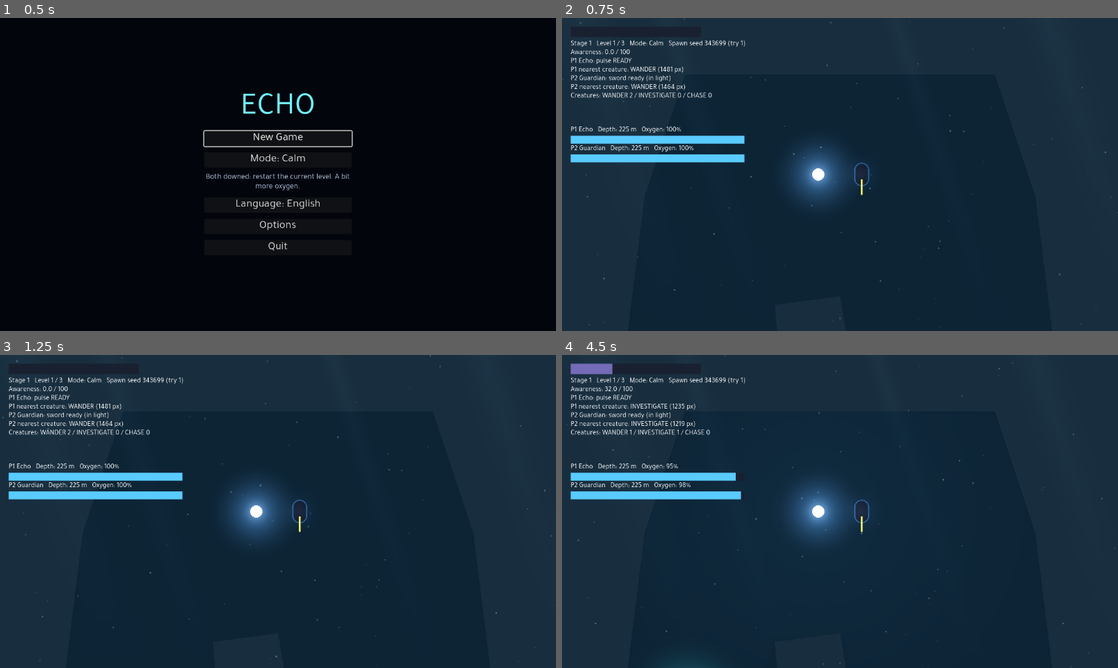
Above: before the commit, frames 1-4 (two rows, left to right).
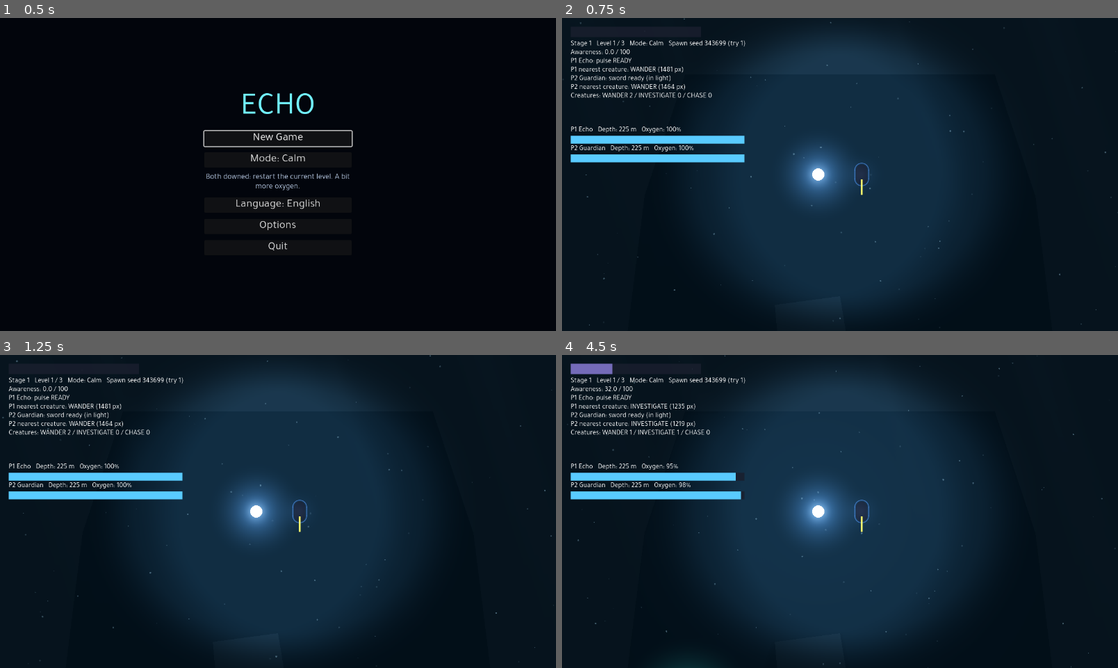
Above: after the commit, the same moments.

Repository: neij0/echo-game
Game: Godot game, scene res://scenes/main_menu.tscn
Same seed, same stepped clock (60 frames per second), same inputs: the game is played once before the commit and once after it.
Inputs:
- Up to frame 1 (0.5 s): no input
- Up to frame 2 (0.75 s): click "New Game" at 0.5 s
- Up to frame 3 (1.25 s): no input
- Up to frame 4 (4.5 s): tap Enter (p2_action) at 1.25, 2.1, 3.6 s; tap Space (p1_action) at 1.35, 2.85, 4.35 s

Frame 1 is identical in both runs. In frame 2, 48% of the frame differs, in the area x 0-100%, y 0-100%; in frame 3, 48%; in frame 4, 48%.

Commit message:
Make visibility local: near-black far darkness, soft light around players, edge-only hit flash
- Ambient halved (still darker per stage), so far walls and corridors are
  not readable without a pulse; the sonar edges are again the way to see far
- PlayerVisibility: a soft, shadowless light on each player (radius 280 px,
  smooth 140 px falloff) so nearby floor and rocks show as faint
  silhouettes; radius/falloff/colour in WorldConfig "Local Visibility",
  energy per stage in StageDefinition.visibility_energy
- Rock fill is now the floor colour lightened by rock_fill_lift (low
  contrast), replacing the fixed rock_color
- Light shafts much fainter (stage 1 strength 0.3); marine snow kept
- Brightness setting now scales the local visibility only, never the
  ambient, so its maximum cannot make the far level readable
- HurtVignette: thin red band on the screen edges only, max opacity 0.18,
  0.4 s; the centre is never tinted
- check_levels.gd also checks the local visibility gets weaker per stage
- CLAUDE.md: lighting layers updated

Co-Authored-By: Claude Opus 5.5 <noreply@anthropic.com>

Diff:
--- a/scenes/game.tscn
+++ b/scenes/game.tscn
@@ -18,6 +18,7 @@
 [ext_resource type="Script" path="res://scripts/end_screen.gd" id="16_end"]
 [ext_resource type="Script" path="res://scripts/marine_snow.gd" id="18_snow"]
 [ext_resource type="Script" path="res://scripts/light_shafts.gd" id="19_shafts"]
+[ext_resource type="Script" path="res://scripts/player_visibility.gd" id="20_visibility"]
 
 [node name="Game" type="Node2D"]
 
@@ -51,6 +52,10 @@
 [node name="SharedCamera" type="Camera2D" parent="." node_paths=PackedStringArray("stage_manager")]
 position = Vector2(1250, 200)
 script = ExtResource("17_camera")
+stage_manager = NodePath("../StageManager")
+
+[node name="PlayerVisibility" type="Node" parent="." node_paths=PackedStringArray("stage_manager")]
+script = ExtResource("20_visibility")
 stage_manager = NodePath("../StageManager")
 
 [node name="DepthAwareness" type="Node" parent="."]
--- a/scripts/darkness.gd
+++ b/scripts/darkness.gd
@@ -1,14 +1,13 @@
 class_name Darkness
 extends CanvasModulate
 ## The ambient layer: everything in the world not lit by a light is multiplied
-## by this colour. It is a deep blue/teal, bright enough that rocks and the
-## floor show as faint silhouettes; creatures stay hidden (their body is only
-## drawn inside the Echo's light). Each stage has its own colours
-## (StageDefinition): stage 1 is the brightest, the last one the darkest, and
-## it fades a little darker as the players go down through the stage's levels
-## (shared screen: uses their average depth).
-## The Brightness setting (Game.brightness) multiplies this ambient colour only;
-## lights, the pulse and the sonar are not affected.
+## by this colour. A near-black deep blue, so the level cannot be read from a
+## distance; what is close to the players is shown by their local visibility
+## light (PlayerVisibility), the far layout only by the pulse's sonar edges.
+## Each stage has its own colours (StageDefinition): stage 1 is the brightest,
+## the last one the darkest, and it fades a little darker as the players go
+## down through the stage's levels (shared screen: uses their average depth).
+## Not affected by the Brightness setting (that scales the local visibility).
 
 @export var level_builder: LevelBuilder
 ## 0-1 stage progress (0 = top of level 1, 1 = bottom of the last level) where
@@ -17,8 +16,8 @@
 ## ...and where it reaches the stage's deep ambient colour.
 @export_range(0.0, 1.0) var darken_end_progress: float = 0.9
 
-var ambient_color: Color = Color(0.36, 0.52, 0.62)
-var deep_ambient_color: Color = Color(0.32, 0.47, 0.57)
+var ambient_color: Color = Color(0.18, 0.26, 0.31)
+var deep_ambient_color: Color = Color(0.16, 0.23, 0.28)
 
 
 func _ready() -> void:
@@ -29,7 +28,7 @@
 func apply_stage(stage: StageDefinition) -> void:
 	ambient_color = stage.ambient_color
 	deep_ambient_color = stage.deep_ambient_color
-	color = _with_brightness(ambient_color)
+	color = ambient_color
 
 
 func _process(_delta: float) -> void:
@@ -43,9 +42,4 @@
 		total += level_builder.stage_progress_at(player.global_position.y)
 	var progress: float = total / players.size()
 	var t: float = clampf((progress - darken_start_progress) / (darken_end_progress - darken_start_progress), 0.0, 1.0)
-	color = _with_brightness(ambient_color.lerp(deep_ambient_color, t))
-
-
-func _with_brightness(base: Color) -> Color:
-	var scale: float = Game.brightness
-	return Color(minf(base.r * scale, 1.0), minf(base.g * scale, 1.0), minf(base.b * scale, 1.0), base.a)
+	color = ambient_color.lerp(deep_ambient_color, t)
--- a/scripts/game_state.gd
+++ b/scripts/game_state.gd
@@ -31,8 +31,9 @@
 @export var default_mode: SaveData.Mode = SaveData.Mode.CALM
 
 @export_group("Brightness")
-## Brightness setting: multiplies the ambient darkness only (never the Echo's
-## light, the pulse or any other gameplay reveal). 1 = as designed.
+## Brightness setting: multiplies the local visibility around the players only
+## (never the far darkness, the Echo's light, the pulse or any other gameplay
+## reveal), so even the maximum cannot make the far level readable. 1 = as designed.
 @export var default_brightness: float = 1.0
 @export var min_brightness: float = 0.5
 @export var max_brightness: float = 2.0
--- a/scripts/hurt_vignette.gd
+++ b/scripts/hurt_vignette.gd
@@ -1,33 +1,25 @@
 class_name HurtVignette
 extends Control
-## Flashes the screen edges red when a player takes a non-lethal hit.
-## (Co-op with a shared screen: any player's hit flashes it.)
+## Flashes a thin red band along the screen edges when a player takes a
+## non-lethal hit. Only the edges: the band fades to nothing a short way in, so
+## the centre of the screen is never tinted. (Co-op with a shared screen: any
+## player's hit flashes it.)
 
 @export var stage_manager: StageManager
 @export var color: Color = Color(0.9, 0.05, 0.05)
-## Opacity of the edges right at the hit.
-@export_range(0.0, 1.0) var max_alpha: float = 0.7
-@export var fade_time: float = 0.6
-## 0-1: distance from the screen centre where the red starts (higher = thinner edge).
-@export_range(0.0, 1.0) var inner_radius: float = 0.55
+## Opacity right at the screen edge at the moment of the hit.
+@export_range(0.0, 1.0) var max_alpha: float = 0.18
+## Seconds until the flash is gone.
+@export var fade_time: float = 0.4
+## Width of the band as a share of the screen's shorter side.
+@export_range(0.0, 0.5) var band_width: float = 0.05
 
-var _texture: GradientTexture2D
 var _time_left: float = 0.0
 
 
 func _ready() -> void:
 	set_anchors_preset(Control.PRESET_FULL_RECT)
 	mouse_filter = Control.MOUSE_FILTER_IGNORE
-
-	var gradient := Gradient.new()
-	gradient.offsets = PackedFloat32Array([0.0, inner_radius, 1.0])
-	gradient.colors = PackedColorArray([Color(color, 0.0), Color(color, 0.0), color])
-	_texture = GradientTexture2D.new()
-	_texture.gradient = gradient
-	_texture.fill = GradientTexture2D.FILL_RADIAL
-	_texture.fill_from = Vector2(0.5, 0.5)
-	_texture.fill_to = Vector2(1.0, 0.5)
-
 	if stage_manager:
 		stage_manager.player_registered.connect(_on_player_registered)
 
@@ -52,4 +44,20 @@
 	if _time_left <= 0.0:
 		return
 	var alpha: float = max_alpha * _time_left / fade_time
-	draw_texture_rect(_texture, Rect2(Vector2.ZERO, size), false, Color(1.0, 1.0, 1.0, alpha))
+	var outer := Color(color, alpha)
+	var inner := Color(color, 0.0)
+	var band: float = minf(size.x, size.y) * band_width
+	var o0 := Vector2.ZERO
+	var o1 := Vector2(size.x, 0.0)
+	var o2 := size
+	var o3 := Vector2(0.0, size.y)
+	var i0 := Vector2(band, band)
+	var i1 := Vector2(size.x - band, band)
+	var i2 := Vector2(size.x - band, size.y - band)
+	var i3 := Vector2(band, size.y - band)
+	# One trapezoid per edge: opaque at the screen edge, transparent inside.
+	var colors := PackedColorArray([outer, outer, inner, inner])
+	draw_polygon(PackedVector2Array([o0, o1, i1, i0]), colors)
+	draw_polygon(PackedVector2Array([o1, o2, i2, i1]), colors)
+	draw_polygon(PackedVector2Array([o2, o3, i3, i2]), colors)
+	draw_polygon(PackedVector2Array([o3, o0, i0, i3]), colors)
--- a/scripts/level_builder.gd
+++ b/scripts/level_builder.gd
@@ -285,7 +285,7 @@
 func _apply_palette(chunk: LevelChunk, floor_color: Color) -> void:
 	for node: Node in chunk.find_children("*", "", true, false):
 		if node is RockWall:
-			(node as RockWall).color = world.rock_color
+			(node as RockWall).color = floor_color.lightened(world.rock_fill_lift)
 		elif node is Polygon2D:
 			(node as Polygon2D).color = floor_color
 
--- a/scripts/light_textures.gd
+++ b/scripts/light_textures.gd
@@ -19,6 +19,14 @@
 	return texture
 
 
+## Like radial(), but the fade after hard_edge is a smooth (cubic) curve
+## instead of a straight line, so no ring shows where the fade starts.
+static func radial_smooth(size: int, hard_edge: float) -> GradientTexture2D:
+	var texture: GradientTexture2D = radial(size, hard_edge)
+	texture.gradient.interpolation_mode = Gradient.GRADIENT_INTERPOLATE_CUBIC
+	return texture
+
+
 ## Converts a desired light radius in pixels to a PointLight2D texture_scale.
 static func scale_for_radius(texture: Texture2D, radius: float) -> float:
 	return radius / (texture.get_width() * 0.5)
--- /dev/null
+++ b/scripts/player_visibility.gd
@@ -0,0 +1,67 @@
+class_name PlayerVisibility
+extends Node
+## Local visibility: gives every registered player a soft light (no shadows)
+## so the floor and rocks close by show as faint dark silhouettes, fading
+## smoothly to near black further away. The far level is only seen with the
+## pulse's sonar edges. Radius, falloff and colour come from the WorldConfig
+## ("Local Visibility"), the brightness from the stage
+## (StageDefinition.visibility_energy) times the Brightness setting.
+## Creatures are not revealed by it (they are only drawn in the Echo's light).
+
+@export var stage_manager: StageManager
+## Size of the generated light texture in pixels.
+@export var texture_size: int = 256
+
+var radius: float = 280.0
+var falloff: float = 140.0
+var color: Color = Color(0.5, 0.75, 0.9)
+var stage_energy: float = 0.25
+
+var _lights: Array[PointLight2D] = []
+var _texture: GradientTexture2D
+
+
+func _ready() -> void:
+	add_to_group("world_listeners")
+	add_to_group("stage_listeners")
+	if stage_manager:
+		stage_manager.player_registered.connect(_on_player_registered)
+
+
+## Called (via the "world_listeners" group) by StageManager.
+func apply_world(world: WorldConfig) -> void:
+	radius = world.visibility_radius
+	falloff = world.visibility_falloff
+	color = world.visibility_color
+	_texture = LightTextures.radial_smooth(texture_size, radius / maxf(radius + falloff, 1.0))
+	for light: PointLight2D in _lights:
+		_setup(light)
+
+
+## Called (via the "stage_listeners" group) by StageManager.
+func apply_stage(stage: StageDefinition) -> void:
+	stage_energy = stage.visibility_energy
+
+
+func _on_player_registered(player: Player) -> void:
+	var light := PointLight2D.new()
+	light.name = "VisibilityLight"
+	light.shadow_enabled = false
+	_setup(light)
+	player.add_child(light)
+	_lights.append(light)
+
+
+func _setup(light: PointLight2D) -> void:
+	if _texture == null:
+		_texture = LightTextures.radial_smooth(texture_size, radius / maxf(radius + falloff, 1.0))
+	light.texture = _texture
+	light.texture_scale = LightTextures.scale_for_radius(_texture, radius + falloff)
+	light.color = color
+
+
+func _process(_delta: float) -> void:
+	# Read every frame so the Brightness setting applies right away.
+	var energy: float = stage_energy * Game.brightness
+	for light: PointLight2D in _lights:
+		light.energy = energy
--- a/scripts/stage_definition.gd
+++ b/scripts/stage_definition.gd
@@ -7,13 +7,16 @@
 @export var levels: Array[LevelDefinition] = []
 
 @export_group("Lighting")
-## Base darkness (CanvasModulate) at the top of the stage's first level. Deeper
-## stages use darker colours. Bright enough that rocks and the floor show as
-## faint silhouettes; creatures stay hidden anyway (drawn only in the Echo's light).
-@export var ambient_color: Color = Color(0.36, 0.52, 0.62)
+## Base darkness (CanvasModulate) at the top of the stage's first level: near
+## black, so the level cannot be read from a distance (the pulse's sonar edges
+## are the way to see far). Deeper stages use darker colours.
+@export var ambient_color: Color = Color(0.18, 0.26, 0.31)
 ## Base darkness at the bottom of the stage's last level (it fades towards
 ## this as the players go down).
-@export var deep_ambient_color: Color = Color(0.32, 0.47, 0.57)
+@export var deep_ambient_color: Color = Color(0.16, 0.23, 0.28)
+## Brightness of the local visibility around each player (see WorldConfig
+## "Local Visibility"). Lower in deeper stages.
+@export var visibility_energy: float = 0.25
 ## 0 = no light shafts from above. 1 = the world's full shaft brightness.
 @export_range(0.0, 1.0) var light_shaft_strength: float = 0.0
 
--- a/scripts/ui_text.gd
+++ b/scripts/ui_text.gd
@@ -27,8 +27,8 @@
 	"options": {"en": "Options", "ar": "الإعدادات"},
 	"brightness": {"en": "Brightness: %d%%", "ar": "السطوع: %d%%"},
 	"brightness_desc": {
-		"en": "Changes how dark the water looks. The Echo's light and the pulse are not affected.",
-		"ar": "يغيّر عتمة الماء فقط. ضوء إيكو والنبضة لا يتأثران.",
+		"en": "Changes how much you see close around you. The far darkness, the Echo's light and the pulse are not affected.",
+		"ar": "يغيّر ما تريانه حولكما عن قرب فقط. الظلام البعيد وضوء إيكو والنبضة لا تتأثر.",
 	},
 	"back": {"en": "Back", "ar": "رجوع"},
 	"confirm_new_game": {
--- a/scripts/world_config.gd
+++ b/scripts/world_config.gd
@@ -39,12 +39,23 @@
 ## The base darkness (ambient colour) is set per stage, in each StageDefinition.
 @export var floor_color_shallow: Color = Color(0.2, 0.3, 0.36)
 @export var floor_color_deep: Color = Color(0.15, 0.23, 0.29)
-## Rock fill: a bit lighter than the floor, so the level shape reads as a faint
-## silhouette in the ambient light. The glowing sonar edges only come with a pulse.
-@export var rock_color: Color = Color(0.3, 0.36, 0.4)
+## Rock fill = the floor colour lightened by this much (0-1). Kept small, so
+## walls only read as faint silhouettes near the players and not from a
+## distance. The glowing sonar edges only come with a pulse.
+@export_range(0.0, 1.0) var rock_fill_lift: float = 0.09
 ## Sonar colours (wave front and revealed edges).
 @export var ring_color: Color = Color(0.4, 0.9, 1.0, 0.9)
 @export var edge_color: Color = Color(0.45, 0.95, 1.0)
+
+@export_group("Local Visibility")
+## A soft light around each player, so the floor and rocks close by are
+## faintly visible as dark silhouettes. Its brightness is set per stage
+## (StageDefinition.visibility_energy) and scaled by the Brightness setting.
+## Fully visible up to this distance from a player (pixels)...
+@export var visibility_radius: float = 280.0
+## ...then it fades smoothly to nothing over this many more pixels.
+@export var visibility_falloff: float = 140.0
+@export var visibility_color: Color = Color(0.5, 0.75, 0.9)
 
 @export_group("Marine Snow")
 ## Tiny glowing particles drifting across the whole level (around the camera).
--- a/tools/check_levels.gd
+++ b/tools/check_levels.gd
@@ -102,11 +102,15 @@
 func _check_lighting(world: WorldConfig) -> bool:
 	var ok: bool = true
 	var previous: float = INF
+	var previous_visibility: float = INF
 	for stage_index: int in world.get_stage_count():
 		var stage: StageDefinition = world.stages[stage_index]
 		var brightness: float = stage.ambient_color.get_luminance()
-		print("Stage %d lighting: ambient luminance %.3f (deep %.3f), light shafts %.2f" % [
-			stage_index + 1, brightness, stage.deep_ambient_color.get_luminance(), stage.light_shaft_strength])
+		print("Stage %d lighting: ambient luminance %.3f (deep %.3f), local visibility %.2f, light shafts %.2f" % [
+			stage_index + 1, brightness, stage.deep_ambient_color.get_luminance(), stage.visibility_energy, stage.light_shaft_strength])
+		if stage.visibility_energy > previous_visibility:
+			ok = _fail("stage %d sees further than the stage before" % (stage_index + 1))
+		previous_visibility = stage.visibility_energy
 		if brightness >= previous:
 			ok = _fail("stage %d is not darker than the stage before" % (stage_index + 1))
 		if stage.deep_ambient_color.get_luminance() > brightness:
--- a/worlds/ocean.tres
+++ b/worlds/ocean.tres
@@ -32,22 +32,25 @@
 [sub_resource type="Resource" id="Stage1"]
 script = ExtResource("2_stage")
 levels = Array[ExtResource("3_level")]([ExtResource("level_1_1"), ExtResource("level_1_2"), ExtResource("level_1_3")])
-ambient_color = Color(0.36, 0.52, 0.62, 1)
-deep_ambient_color = Color(0.32, 0.47, 0.57, 1)
-light_shaft_strength = 1.0
+ambient_color = Color(0.18, 0.26, 0.31, 1)
+deep_ambient_color = Color(0.16, 0.235, 0.285, 1)
+visibility_energy = 0.25
+light_shaft_strength = 0.3
 
 [sub_resource type="Resource" id="Stage2"]
 script = ExtResource("2_stage")
 levels = Array[ExtResource("3_level")]([ExtResource("level_2_1"), ExtResource("level_2_2"), ExtResource("level_2_3")])
-ambient_color = Color(0.29, 0.43, 0.53, 1)
-deep_ambient_color = Color(0.26, 0.39, 0.49, 1)
+ambient_color = Color(0.145, 0.215, 0.265, 1)
+deep_ambient_color = Color(0.13, 0.195, 0.245, 1)
+visibility_energy = 0.2
 light_shaft_strength = 0.0
 
 [sub_resource type="Resource" id="Stage3"]
 script = ExtResource("2_stage")
 levels = Array[ExtResource("3_level")]([ExtResource("level_3_1"), ExtResource("level_3_2"), ExtResource("level_3_3")])
-ambient_color = Color(0.22, 0.34, 0.44, 1)
-deep_ambient_color = Color(0.19, 0.3, 0.4, 1)
+ambient_color = Color(0.11, 0.17, 0.22, 1)
+deep_ambient_color = Color(0.095, 0.15, 0.2, 1)
+visibility_energy = 0.16
 light_shaft_strength = 0.0
 
 [resource]
@@ -68,7 +71,10 @@
 level_depth_step_m = 400.0
 floor_color_shallow = Color(0.2, 0.3, 0.36, 1)
 floor_color_deep = Color(0.15, 0.23, 0.29, 1)
-rock_color = Color(0.3, 0.36, 0.4, 1)
+rock_fill_lift = 0.09
+visibility_radius = 280.0
+visibility_falloff = 140.0
+visibility_color = Color(0.5, 0.75, 0.9, 1)
 ring_color = Color(0.4, 0.9, 1, 0.9)
 edge_color = Color(0.45, 0.95, 1, 1)
 pressure_name = "Oxygen"
Not shown: 1 places in scenes/game.tscn that only renumber resources
Not shown, added: scripts/player_visibility.gd.uid
Not shown, changed: CLAUDE.md
